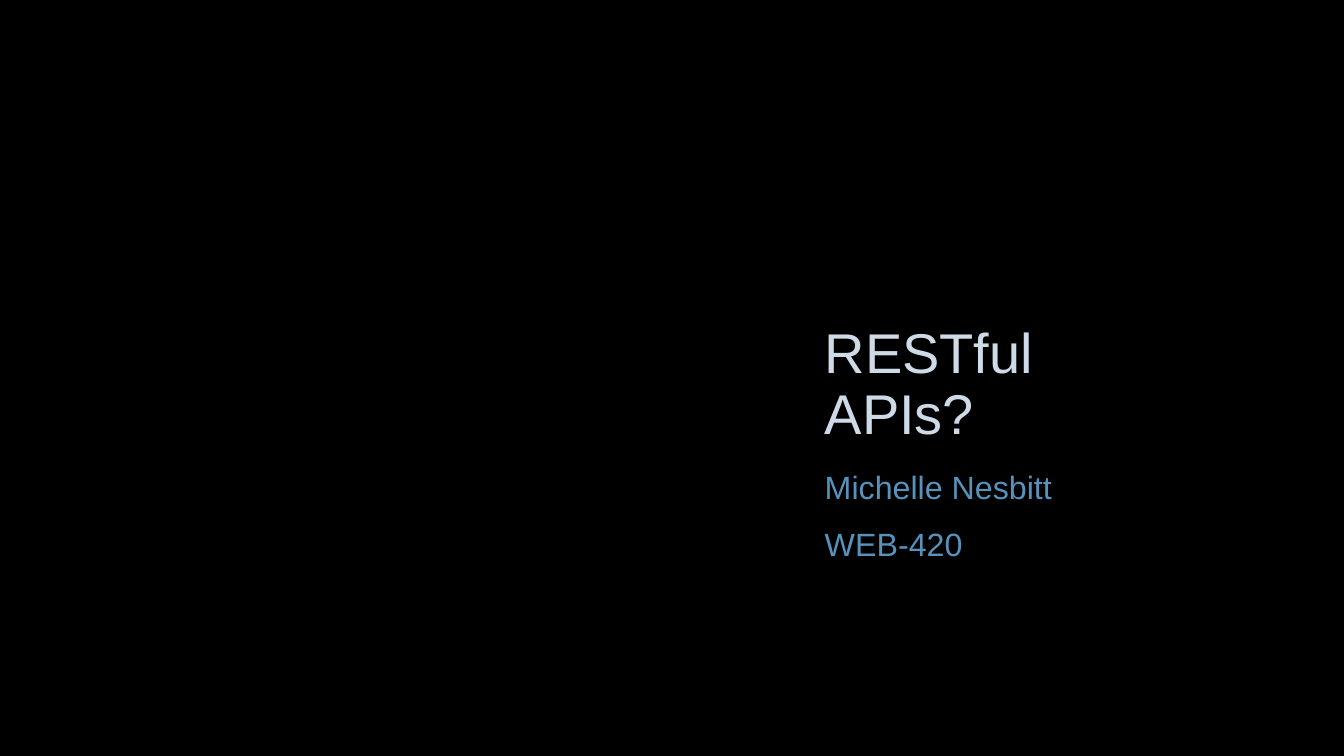
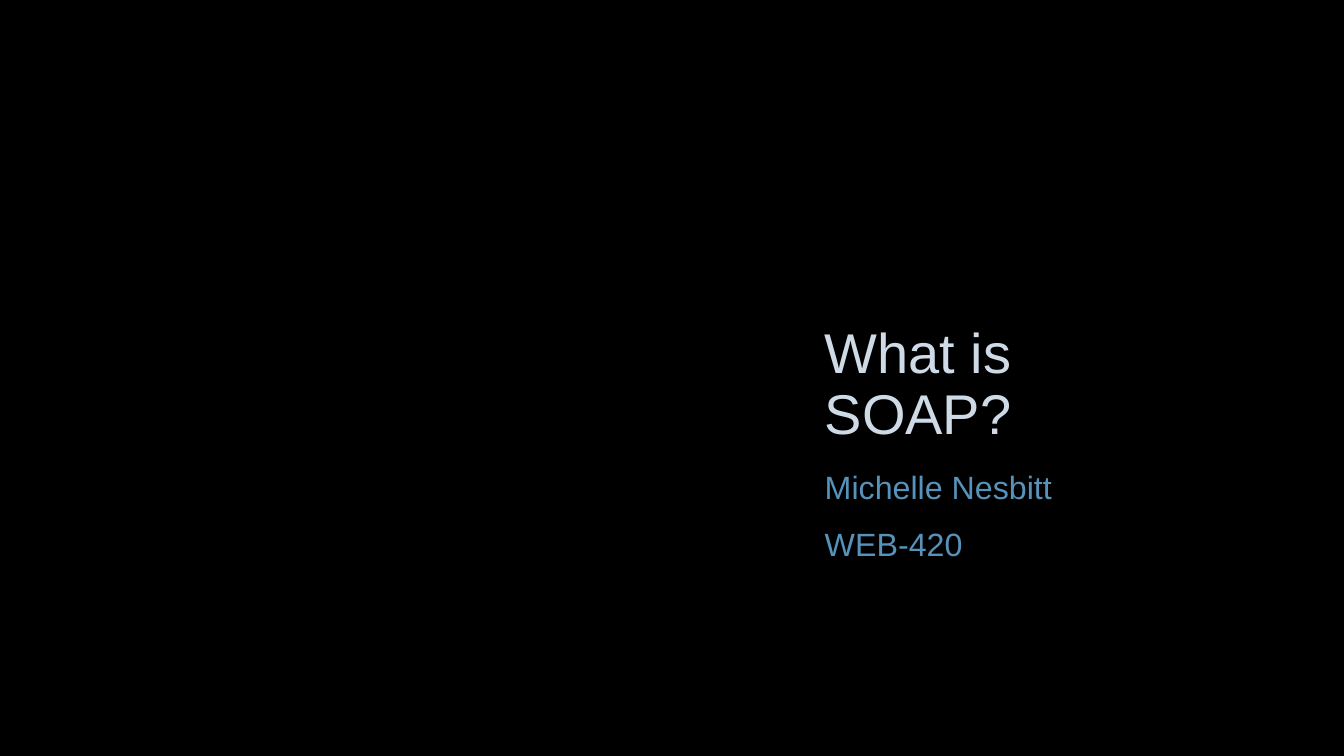
Before and after one commit to nerdommicro/WEB-420, a slide deck: slide 1 of week3/nesbitt-week3.pptx. Drawn at 1344x756 pixels with LibreOffice and Linux fonts; fonts in the diff are those of the drawing; background and template pictures are left out. Boxes give left, top, right and bottom in pixels: in the first picture for what was removed or moved away, otherwise in the second. Text is boxed around its words. In the diff, an @@ line names an element or a change of style, - is before the commit and + after.

```diff
--- a/week3/nesbitt-week3.pptx
+++ b/week3/nesbitt-week3.pptx
@@ title at (825, 332, 1012, 435): text changed @@
-RESTful APIs?
+What is SOAP?
```
Also in this commit, not shown: 7 other slides changed, 3 slides added, 2 slides removed.
